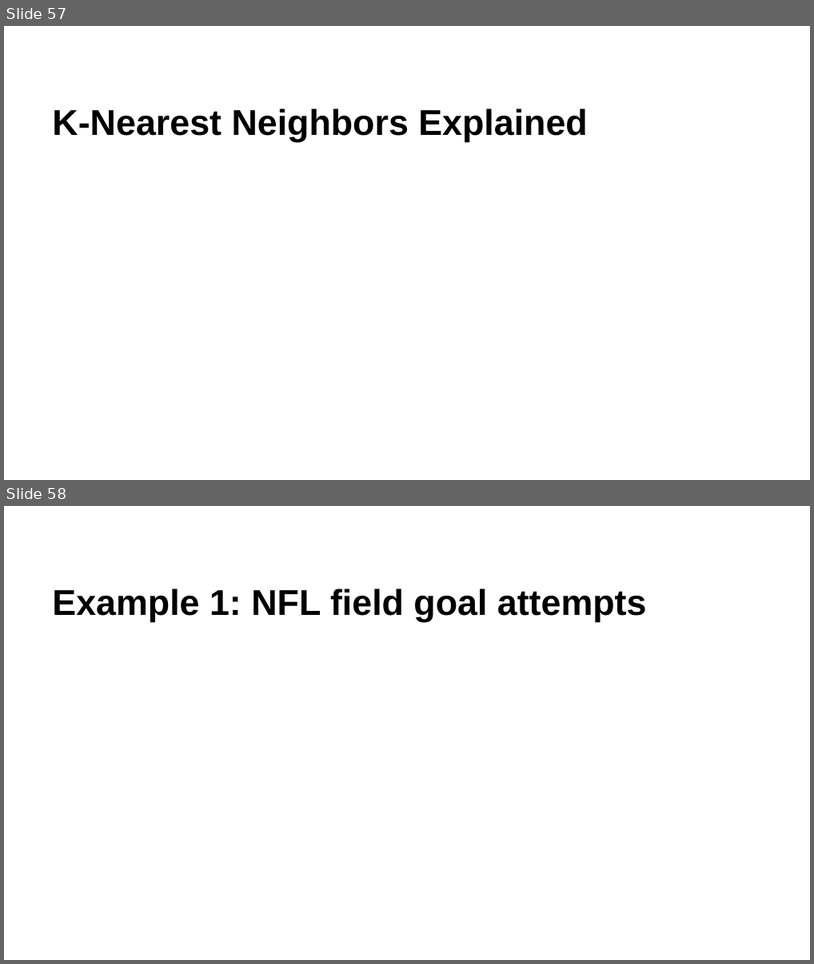
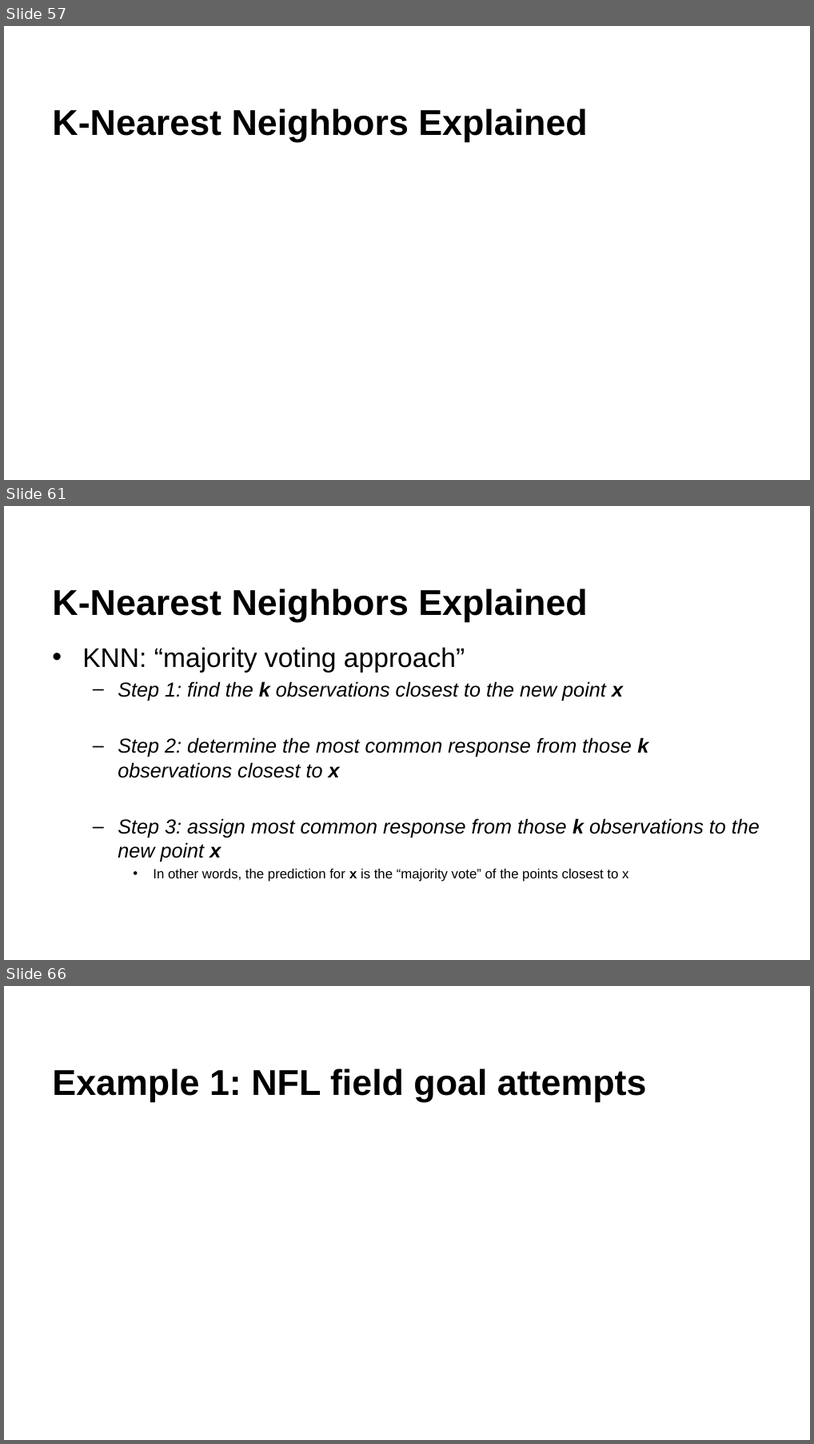
Before and after one commit to krisawilson/knn-workshop-spr25, a slide deck: k-nearest-neighbors.pptx. Shown one above the other, each under a label of ours: slides 57 and 58 before the commit, slides 57, 61 and 66 after it; the slides between them are not shown. The pictures are 814x964 and 814x1444 pixels, drawn with LibreOffice and Linux fonts; fonts in the diff are those of the drawing; background and template pictures are left out. Boxes give left, top, right and bottom in pixels: in the first picture for what was removed or moved away, otherwise in the second. Text is boxed around its words. In the diff, an @@ line names an element or a change of style, - is before the commit and + after.

```diff
--- a/k-nearest-neighbors.pptx
+++ b/k-nearest-neighbors.pptx
@@ slide 61 added at [4, 506, 810, 960], background #FFFFFF @@
@@ title added at [52, 588, 587, 622], 32 pt, text #000000, bold @@
+K-Nearest Neighbors Explained
@@ text added at [82, 647, 760, 881], 18 pt, text #000000, italic @@
+• KNN: “majority voting approach”
+  – Step 1: find the k observations closest to the new point x
+  – Step 2: determine the most common response from those k observations closest to x
+  – Step 3: assign most common response from those k observations to the new point x
+    • In other words, the prediction for x is the “majority vote” of the points closest to x
@@ what was slide 58 is now slide 66 @@
```
Also in this commit, not shown: 3 slides changed, 14 other slides added, 1 slide removed, 2 other files.
